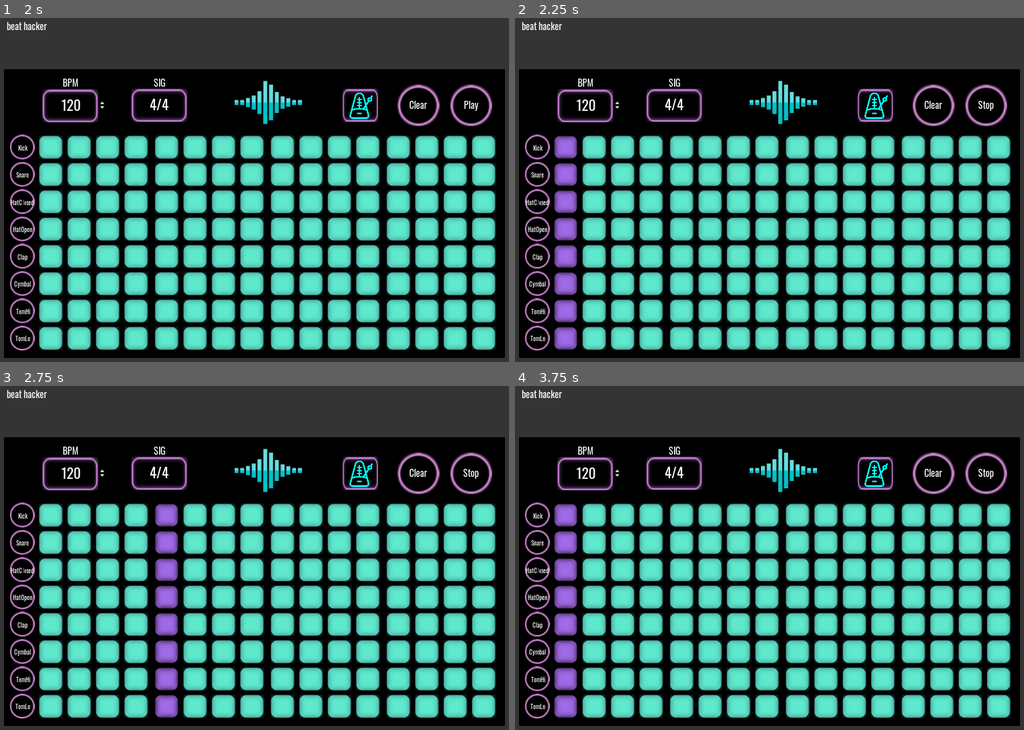
Above: before the commit, frames 1-4 (two rows, left to right).
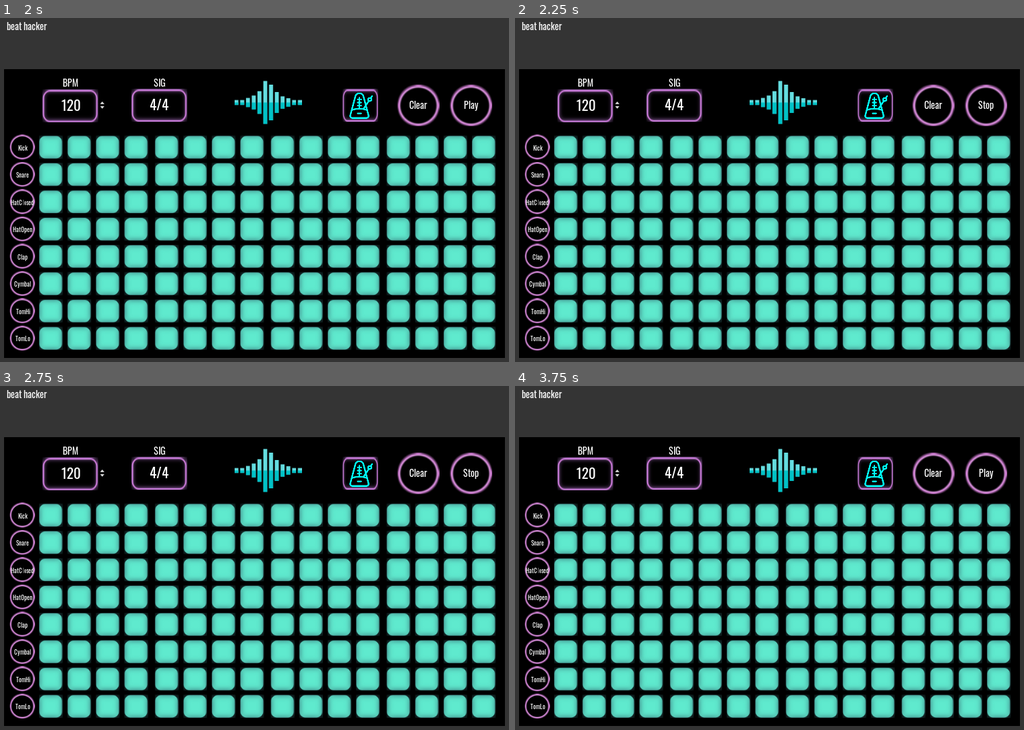
Above: after the commit, the same moments.

Repository: mdructor/beat_hacker
Game: Godot game, scene res://Assets/Scenes/SequencerView.tscn
Same seed, same stepped clock (60 frames per second), same inputs: the game is played once before the commit and once after it. This scene is started directly instead of the project's main scene.
Inputs (mouse positions are in pixels of both pictures, inside the frame that each line leads up to):
- Up to frame 1 (2 s): click (50, 148) at 0.52 s; click (50, 148) at 1.27 s
- Up to frame 2 (2.25 s): click "Play" at 2 s
- Up to frame 3 (2.75 s): no input
- Up to frame 4 (3.75 s): click "Stop" at 2.75 s; click "Play" at 3.5 s

Frame 1 is identical in both runs. In frame 2, 2.5% of the frame differs, in the area x 7-13%, y 34-97%; in frame 3, 2.5%; in frame 4, 2.5%, in the area x 7-95%, y 24-97%.
Error after the commit: Attempt to call function 'add_check_item' in base 'null instance' on a null instance. (res://Assets/Scripts/SequenceButton.gd:12)

Commit message:
Working on splitting

Diff:
--- a/Assets/Scenes/SequenceButton.tscn
+++ b/Assets/Scenes/SequenceButton.tscn
@@ -3,20 +3,32 @@
 [ext_resource path="res://Assets/Images/blue_square.png" type="Texture" id=1]
 [ext_resource path="res://Assets/Scripts/SequenceButton.gd" type="Script" id=2]
 
-[node name="SequenceButton" type="TextureButton"]
+[node name="SequenceButton" type="Control"]
 margin_right = 40.0
 margin_bottom = 40.0
+
+[node name="MainButton" type="TextureButton" parent="."]
+margin_right = 48.0
+margin_bottom = 48.0
 texture_normal = ExtResource( 1 )
 script = ExtResource( 2 )
 __meta__ = {
 "_edit_use_anchors_": false
 }
 
+[node name="SplitButton" type="TextureButton" parent="."]
+visible = false
+margin_left = 24.0
+margin_right = 72.0
+margin_bottom = 48.0
+rect_scale = Vector2( 0.5, 1 )
+texture_normal = ExtResource( 1 )
+
 [node name="PopupMenu" type="PopupMenu" parent="."]
 margin_right = 20.0
 margin_bottom = 20.0
-[connection signal="gui_input" from="." to="." method="_on_SequenceButton_gui_input"]
-[connection signal="mouse_exited" from="." to="." method="_on_SequenceButton_mouse_exited"]
-[connection signal="pressed" from="." to="." method="_on_SequenceButton_pressed"]
-[connection signal="index_pressed" from="PopupMenu" to="." method="_on_PopupMenu_index_pressed"]
-[connection signal="mouse_exited" from="PopupMenu" to="." method="_on_PopupMenu_mouse_exited"]
+[connection signal="gui_input" from="MainButton" to="MainButton" method="_on_SequenceButton_gui_input"]
+[connection signal="mouse_exited" from="MainButton" to="MainButton" method="_on_SequenceButton_mouse_exited"]
+[connection signal="pressed" from="MainButton" to="MainButton" method="_on_SequenceButton_pressed"]
+[connection signal="index_pressed" from="PopupMenu" to="MainButton" method="_on_PopupMenu_index_pressed"]
+[connection signal="mouse_exited" from="PopupMenu" to="MainButton" method="_on_PopupMenu_mouse_exited"]
--- a/Assets/Scripts/SequenceButton.gd
+++ b/Assets/Scripts/SequenceButton.gd
@@ -64,5 +64,8 @@
 func _on_PopupMenu_index_pressed(index):
 	if get_node("PopupMenu").is_item_checked(index):
 		get_node("PopupMenu").set_item_checked(index, false)
+		get_node("SplitButton").hide()
 	else:
 		get_node("PopupMenu").set_item_checked(index, true)
+		self.rect_scale = Vector2(0.5, 1)
+		get_node("SplitButton").show()
